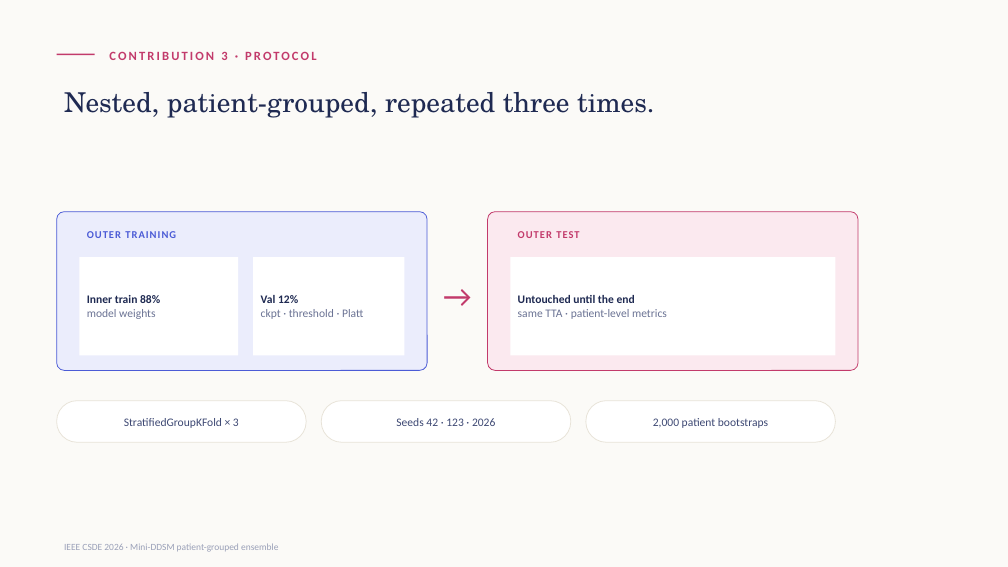
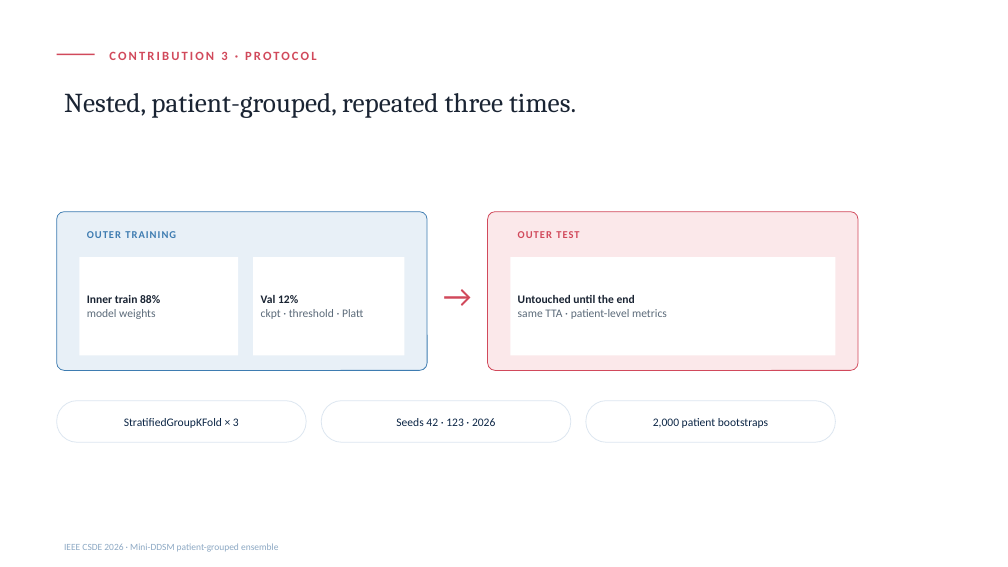
Before and after one commit to NoorAbdullah02/MINI_DDSM, a slide deck: slide 7 of Mini-DDSM-CSDE2026-Presentation.pptx. Drawn at 1008x567 pixels with LibreOffice and Linux fonts; fonts in the diff are those of the drawing. Boxes give left, top, right and bottom in pixels: in the first picture for what was removed or moved away, otherwise in the second. Text is boxed around its words. In the diff, an @@ line names an element or a change of style, - is before the commit and + after.

Commit message:
feat: re-skin /present and the pptx export to the template's own look
Not just the structure this time — both surfaces now use the IEEE CSDE
2026 template's actual palette (navy/teal/blue/gold/rose from
ppt/theme/theme1.xml), its Cambria/Calibri fonts (via the free
metric-compatible Caladea/Carlito clones for the web), and its own
diamond conference logo.

- Deck.tsx: the whole re-skin is one scoped CSS-variable override on
  the deck's root element, so every existing var(--color-*)/Tailwind
  utility in all 16 slides picks up the new palette automatically —
  the rest of the site keeps its own established brand untouched.
- buildDeck.ts: same hex palette and Cambria/Calibri, plus the logo
  image on the Title and Thank-you slides, so the downloadable .pptx
  matches the website exactly.
- Verified: full click-through of /present (no console errors, scoped
  colors confirmed on text/cards/chart/patient-leak squares), and the
  regenerated premium .pptx rendered in LibreOffice and visually
  checked.

```diff
--- a/Mini-DDSM-CSDE2026-Presentation.pptx
+++ b/Mini-DDSM-CSDE2026-Presentation.pptx
@@ background #FBFAF7 to #FFFFFF @@
@@ line (57, 54) - (95, 54): stroke #C23A6B 1.5 pt to #D1495B 1.5 pt @@
@@ text "Nested, patient-grouped, repeated three times." at bbox=[64, 93, 576, 118]: font TeX Gyre Schola to Cambria, text colour #1F2A52 to #1A2433 @@
@@ rounded rectangle at bbox=[57, 212, 427, 371]: fill #EBEDFC to #E8F0F7; outline #4B5BD6 0.75 pt to #3E7CB1 0.75 pt @@
@@ text "OUTER TRAINING" at bbox=[87, 231, 176, 238]: text colour #4B5BD6 to #3E7CB1 @@
@@ rounded rectangle at bbox=[488, 212, 858, 371]: fill #FBE9EF to #FBE8EA; outline #C23A6B 0.75 pt to #D1495B 0.75 pt @@
@@ rectangle "Inner train 88% model weights" at bbox=[79, 257, 238, 355]: text colour #1F2A52 to #1A2433 in "Inner train 88%"; text colour #6B7394 to #5C6B7A in "model weights" @@
@@ rectangle "Val 12% ckpt · threshold ..." at bbox=[253, 257, 405, 355]: text colour #1F2A52 to #1A2433 in "Val 12%"; text colour #6B7394 to #5C6B7A in "ckpt · threshold · Platt" @@
@@ text colour #C23A6B to #D1495B in 3 elements at bbox=[109, 51, 316, 60], bbox=[518, 231, 579, 238], bbox=[435, 257, 480, 333] @@
@@ rectangle "Untouched until the end same ..." at bbox=[510, 257, 836, 355]: text colour #1F2A52 to #1A2433 in "Untouched until the end"; text colour #6B7394 to #5C6B7A in "same TTA · patient-level metrics" @@
@@ text colour #3D4873 to #0B2545 in 3 elements at bbox=[124, 418, 239, 428], bbox=[396, 418, 495, 426], bbox=[653, 418, 768, 428] @@
@@ outline #E8E3D8 0.75 pt to #DCE6F0 0.75 pt in 3 elements at bbox=[57, 401, 306, 442], bbox=[321, 401, 571, 442], bbox=[586, 401, 836, 442] @@
```
Also in this commit, not shown: 15 other slides changed, 6 other files.
